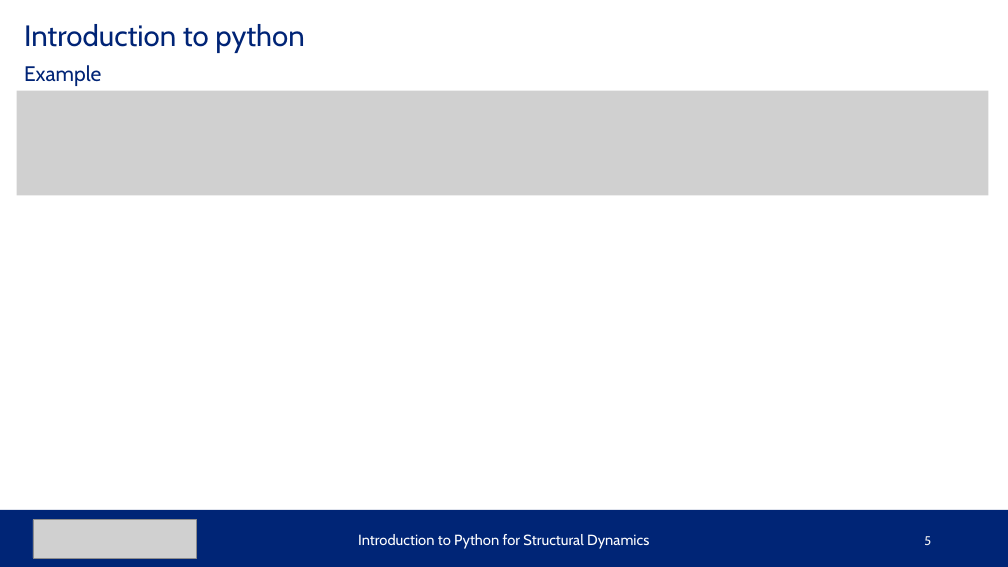
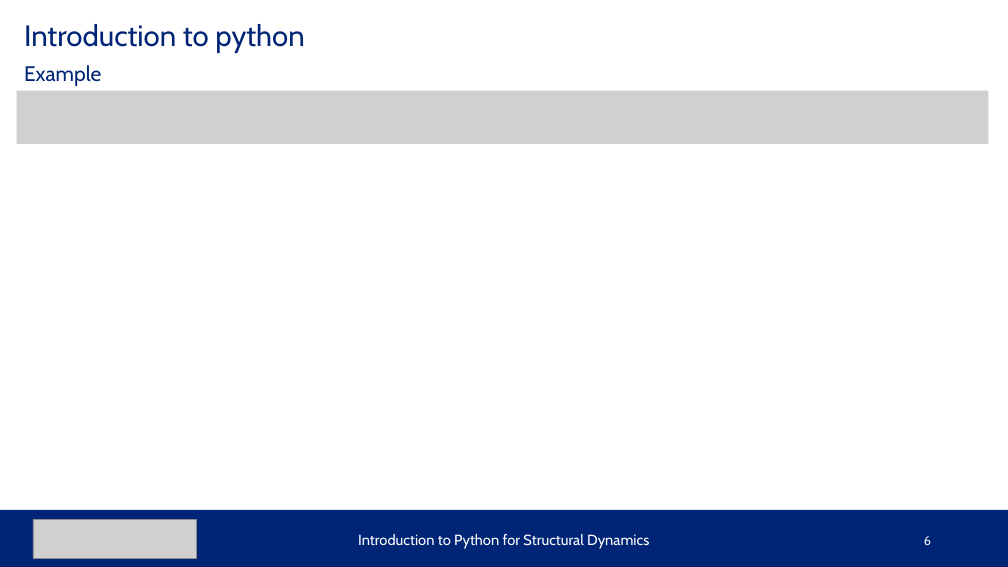
Before and after one commit to migagf/CE225_2025_GSI, a slide deck: slide 6 of Discussion/Discussion 4/Intro to Python.pptx (slide 5 before the commit). Drawn at 1008x567 pixels with LibreOffice and Linux fonts; fonts in the diff are those of the drawing; grey boxes stand for pictures. Boxes give left, top, right and bottom in pixels: in the first picture for what was removed or moved away, otherwise in the second. Text is boxed around its words. In the diff, an @@ line names an element or a change of style, - is before the commit and + after.

```diff
--- a/Discussion/Discussion 4/Intro to Python.pptx
+++ b/Discussion/Discussion 4/Intro to Python.pptx
@@ picture: place and size @@
-picture at (17,91,988,196)
+picture at (17,91,988,144)
@@ page number at (924,536,931,545): text changed @@
-5
+6
```
Also in this commit, not shown: 1 other slide changed, 1 slide added, 1 slide removed, 5 other files.
